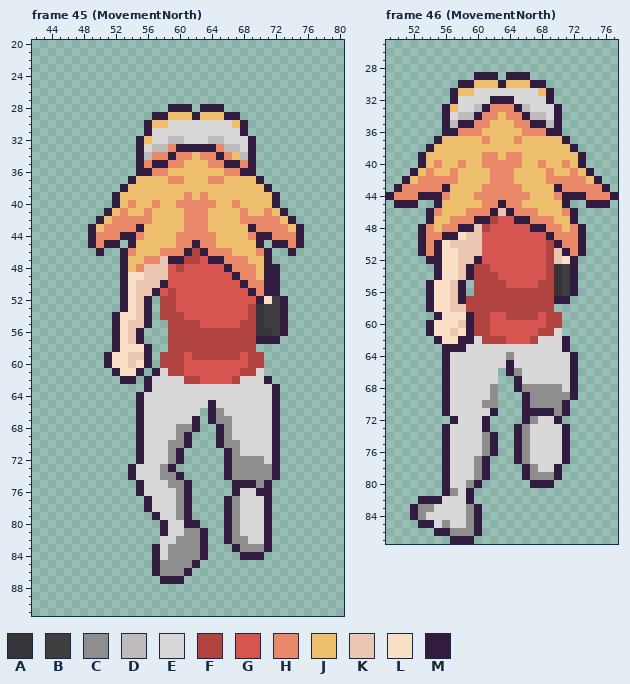
Pixel-art file, stored at Assets/Animation Sprites/Player/Run/PlayerRun.aseprite. The first picture shows the starting point.
128x128 pixels, 64 frames. Shown: frame 45 (MovementNorth): x 42..80, y 20..91; frame 46 (MovementNorth): x 49..77, y 25..87. The commit also changed other frames, which this record leaves out.
Palette (. is transparent): A #353539  B #3f3f41  C #8e8e8e  D #c0bbbb  E #d8d8d8  F #b14440  G #d75551  H #ea8969  J #edbe6b  K #ebc7b3  L #f9dfc6  M #311c3f
Pixels before, frame 45 (MovementNorth) (only the part around the change), first column x 43:
20 ......................................
21 ......................................
22 ......................................
23 ......................................
24 ......................................
25 ......................................
26 ......................................
27 ......................................
28 ................MMM.MMM...............
29 ..............MMJJJMJJJMM.............
30 .............MJJEEEEEEEEJM............
31 .............MEEEEEEEEEEEM............
32 ............MJEEDDEEEDDEEEM...........
33 ............MEDDHMMMMMHDDEM...........
34 ............MDHHMHHJHHMHJDM...........
35 ............MHMMHHJJJHHMMHM...........
36 ............MMHHJJJJJJJHHMM...........
37 ...........MJJJJHHJJJHHJJJJM..........
38 ..........MJJJJJJJJJJJJJJJJJM.........
39 .........MJJJJJJJJHJHJJJJJJJJM........
40 .........MJHJJHJJHHHHHJJHJJJJM........
41 ........MJHJJHJJJJHHHJJJJHJJHJM.......
42 .......MJHHHHHJJJJHHHJJJJHHHHHJM......
43 ......MJHHHHMJJJJJHHHJJJJJMHHHHJM.....
44 ......MHHHMMHJJJJHHHHHJJJJHMMHHHM.....
45 ......MHMM.MJJJJJHHMHHJJJJJM.MMHM.....
46 .......M..MHJJJHHHMFMHHHJJJHM..M......
47 ..........MJJHHKMMFFGMMHHHJJM.........
48 ..........MJHKKKGFGGGGGMHHHJMM........
49 ..........MLLKKKGGGGGGGGMHHJMM........
50 ..........MLKKKMGGGGGGGGGMHHMM........
51 ..........MLKKMGFGGGGGGGGGMHMM........
52 ..........MLKM.FFGGGGGGGGGGMLBM.......
53 ..........MLKM.FFGGGGGGGGGFABBM.......
54 .........MLLKM.FFFGGGGGGGGFABBM.......
55 .........MLKKM..FFFFGGGGGFFABBM.......
56 .........MLKM...FFFFFFFFFFFAABM.......
57 .........MLKM...FFFFFFFFFFFMMM........
58 .........MLLLM..FFFFFFFFFFF...........
59 ........MLLKKM.FFFGFFFFFFGFF..........
60 ........MLLKLM.FFFGGGGGGGGFF..........
61 .........MLLM.MEFFGGGGGGGFFE..........
62 ..........MM.MEEEEFFGGGGFEEEM.........
63 .............MEEEEEEEEEEEEEEEM........
64 ............MEEEEEEEEEEEEEEEEM........
65 ............MEEEEEEEEMEEEEEEEM........
66 ............MEEEEEEE.MCEEEEEEM........
67 ............MEEEEEEM.MCCEEEEEM........
68 ............MEEEECCM..MCEEEEEM........
69 ............MEEEECM...MCEEEEEM........
70 ............MEEECCM...MCCEEEEM........
71 ............MEEECM.....MCEEEEM........
72 ............MEEECM.....MCCCCEM........
73 ...........MEEECM......MCCCCCM........
74 ...........MEEECCM.....MCCCCCM........
75 ............MEEECCM.....MMMCM.........
76 ............MEEEECM.....MEEMM.........
77 .............MEEECM....MCEEEM.........
78 .............MEEECM....MCEEEM.........
79 ..............MEECM....MCEEEM.........
80 ...............MEEMM...MCEEEM.........
81 ...............MEECCM..MCEEEM.........
82 ...............EECCCM..MCCEEM.........
83 ..............MECCCCM...MCCCM.........
84 ..............MECCCCM....MMM..........
85 ..............MCCCCM..................
86 ..............MCCCM...................
87 ...............MMM....................
88 ......................................
89 ......................................
90 ......................................
91 ......................................
Pixels before, frame 46 (MovementNorth), first column x 49:
29 ...........MMM.MMM...........
30 .........MMJJJMJJJMM.........
31 ........MJJEEEEEEEEJM........
32 ........MEEEEMMMEEEEM........
33 .......MJEEDMHHHMDEEEM.......
34 .......MEDDMHHJHHMDDEM.......
35 .......MDMMHHJJJHHMMDM.......
36 .......MMHHHJJJJJHHHMM.......
37 ......MJJJJJHJJJHJJJJJM......
38 .....MJJJJJJJJJJJJJJJJJM.....
39 ....MJJJJJJJHHJHHJJJJJJJM....
40 ....MJHJJHJJHHHHHJJHJJHJM....
41 ...MJHJJHJJJJHHHJJJJHJJHJM...
42 ..MJHHHHHJJJJHHHJJJJHHHHHJM..
43 .MHHHHHMJJJJHHHHHJJJJMHHHHHM.
44 MHHHMMMHJJJHHHHHHHJJJHMMMHHHM
45 .MMM..MJJJJJHHMHHJJJJJM..MMM.
46 .....MHJJJHHHMKMHHHJJJHM.....
47 .....MJJHHHMMFGGMMHHHJJM.....
48 ....MHJHHMMKFGGGGGMMHHJHM....
49 ....MHHMMLKKGGGGGGGGMHHHM....
50 ....MHMLKKKKGGGGGGGGFMHHM....
51 ....MHMLLKKKGGGGGGGGFKMHM....
52 .....MMLLKKMGGGGGGGGFKLM.....
53 ......MLLKMFFGGGGGGGFABM.....
54 ......MLLKMFFFGGGGGGFABM.....
55 .....MLLKM.FFFFGGGGFFABM.....
56 .....MLLKM.FFFFFFFFFFABM.....
57 .....MLLKMFFFFFFFFFFFMM......
58 .....MLLKKFFFFFFFFFFF........
59 ......MLLLMFFGGFFFFGFF.......
60 .....MLLLKMFFGGGGGGGFF.......
61 .....MLLKLMFFGGGGGGFFE.......
62 ......MLLMMEFFFGGGFEEEM......
63 .......MMMEEEEEEEEEEEEM......
64 .......MEEEEEEECEEEEEEEM.....
65 .......MEEEEEEEMEEEEEEEM.....
66 .......MEEEEEE.MCEEEEEEM.....
67 .......MEEEEEE..MEEEEEEM.....
68 .......MEEEEEC..MCCCCCEM.....
69 .......MEEEEEC...MCCCCCM.....
70 .......MEEEECC...MCCCCM......
71 .......MEEEEEM...MMMMCM......
72 ........MEEEM....MCEEM.......
73 .......MEEEEM...MCEEEEM......
74 .......MEEEECM..MCEEEEM......
75 .......MEEEECM..MCEEEEM......
76 .......MEEEECM..MCEEEEM......
77 .......MEEECM...MCEEEEM......
78 .......MEEECM....MCEEM.......
79 .......MEEECM....MCCCM.......
80 .......MEECM......MMM........
81 .......MCEM..................
82 ....MMMEEEM..................
83 ...MCCEEEECM.................
84 ...MCEEEEECM.................
85 ....MMECEECM.................
86 ......MMCCCM.................
87 ........MMM..................
And afterwards:
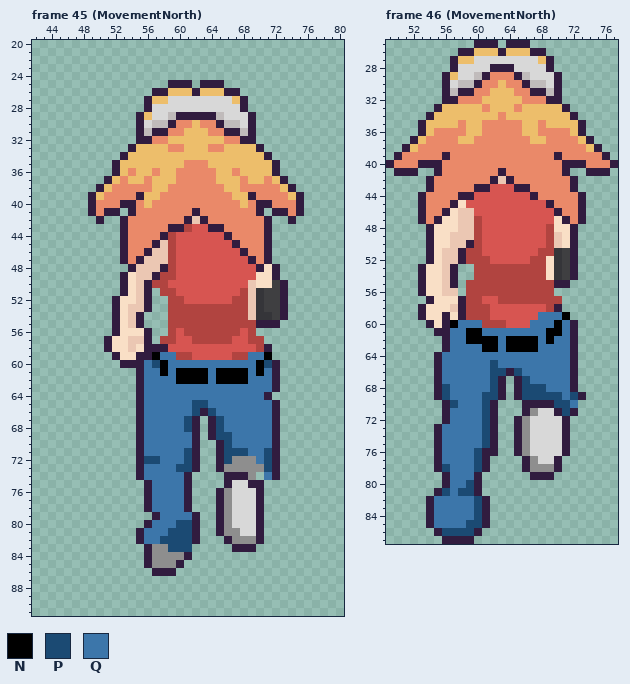
Colours new in this view: N #000000  P #1b4a73  Q #3c76aa
The commit says: Run Animation Diferentes pruebas de las animaciones
Changes in this commit:
Changed rows in their new state; - is an unchanged pixel.
Frame 45 (MovementNorth):
first column x 49:
25 ----------MMM-MMM----------
26 --------MMJJJMJJJMM--------
27 -------MJJEEEEEEEEJM-------
28 -------MEEEEEEEEEEEM-------
29 ------MJEEDMM-MMDEEEM------
30 ------MEDDMHHJHHMDDEM------
31 ------MDMMHHJJJHHMMDM------
32 -------MHHJJJJJJJHHM-------
33 -----MJJJJ-HJJJH-JJJJM-----
34 ----MJJJJJJJJ-JJJJ-JJJM----
35 ---MJJJJJJJJHHHJJJJJJJJM---
36 ---MJHJJ-J-HHHHH-J-JJJJM---
37 --MJHJ-H--J-HHH-J--H-JHJM--
38 -MJHHHHH--HHHHHHH--HHHHHJM-
39 MJHHHHM--HHH-H-HHH--MHHHHJM
40 MHHHMMH--HH-----HH--HMMHHHM
41 MH-M.MH-HHHH-M-HHHH-HM.M-HM
42 --..M---HHHHMKMHHHH---M..--
43 ....M-HHHHMMFGGMMHHHH-M....
44 ....-H-HHMFGGGGGGMHH-H-....
45 ....MHHHMKFGGGGGGGMHHHM....
46 -.----HMKKFGGGGGGGGMH----.-
47 -----HMKK-FGGG-GGGGGMH-----
48 ----.MK--MFG-----GGGGML----
49 ------K-MFF-------GGGLL----
50 -------MFF---------GKLLBM--
51 -------M.F---------FKABBM--
52 ---ML----.-F------FFKAB----
53 ---MLK---.-FFFFFFFFFK------
54 -----KM.-.--FFFFFFFFK-A----
55 ------M.------FFFFF--MMM.--
56 -----LLM---G-------G-....--
57 --ML--KM-F-GG-----GG-F..---
58 --ML-K--MMGGGGGGGGGGGFM----
59 --.M-LM-NQQ-FGGGGG-FQQN----
60 --..MMMQPNQQQQQQQQQQQNPM---
61 ---...-QQNQNNNNQNNNNQNQM---
62 ----..MQQQQNNNNQNNNNQQQM---
63 ------MQQQQQQQQQQQQQQQQ----
64 -------QQQQQQQQQQQQQQQM.---
65 -------QQQQQQPPQQQQQQQQ----
66 -------QQQQQQPMPQQQQQQQ----
67 -------QQQQQP---PQQQQQQ----
68 -------QQQQQP--MPQQQQQQ----
69 -------QQQQQQM-MPPQQQQQ----
70 -------QQQQQQM---PQQQQQ----
71 -------QQQQQPM--MPPPQQP----
72 -------PPQQQPM--MP---QP----
73 -----.MQQQQPPM--MC----P----
74 -----.MQQQQQM-----MM-.Q----
75 ------.MQQQQ-----MEE-M.----
76 ------.MQQQQ----MCE---.----
77 --------QQQQ----MCE--M.----
78 --------QQQQ----MCE--M.----
79 ---------QQQQM--MCE--M.----
80 -------MQQQPP---MCE--M.----
81 ------MQQQPPPM.-MC---M.----
82 ------MQQPPPPM.-----CM.----
83 -------MCCPPP..----MM..----
84 -------MCC--M..----...-----
85 -------MC--M..-------------
86 ---------MM..--------------
87 ---------...---------------
Frame 46 (MovementNorth):
first column x 49:
25 -----------MMM-MMM-----------
26 ---------MMJJJMJJJMM---------
27 --------MJJEEEEEEEEJM--------
28 --------MEEEEMMMEEEEM--------
29 -------MJEED-HHH-DEEEM-------
30 -------MEDDMHHJHHMDDEM-------
31 -------MDMMHHJJJHHMMDM-------
32 -------M-HHHJJJJJHHH-M-------
33 ------MJ-JJJHJJJHJJJJJM------
34 -----MJJJJJJJJHJJJJJJJJM-----
35 ----MJJJJHJJ-HHH-JJHJJJJM----
36 ----MJHHH-JJHHHHHJJ-HHHJM----
37 ---MJHHHH--H-HHH-H--HHHHJM---
38 --MJHHHHHHHHHHHHHHHHHHHHHJM--
39 -MHHHHHMHHHH--H--HHHHMHHHHHM-
40 MHHH-MMHH-HH-----HH-HHMM-HHHM
41 -MM-..MH-HHHH-M-HHHH-HM..-MM-
42 --...M---HHHHMKMHHHH---M...--
43 -....M-HHHHMMGGGMMHHHH-M....-
44 ....-HH-HMMGGGGGGGMHH-HH-....
45 -...MHHHMLGGGGGGGGGGMHHHM...-
46 ----MH-MLKKGGGGGGGGGGM-HM----
47 ----MHMLLKKFGG--GGGGGLMHM----
48 ----.MLLLKKFG-----GGFLLM.----
49 ----.MLLKK-F--------FKLM.----
50 ----.ML---MF---------KLM.----
51 ----.MLKKMFF-------F-ABM.----
52 ------LKKMFFF-----FFLAB------
53 ----MLLKM..--FFFFFFFL--------
54 ----MLLKM..---FFFFFFL--------
55 ----ML-KM.F----FFFF--MM.-----
56 ----ML-K-.F----------...-----
57 --------L---GG-------F.------
58 ----ML---M---GGGGGGG-M-------
59 ----MLLM-MF----GGGGQQQN------
60 -------MNQQQ-FF---QQQNQM-----
61 -----.MMQQNNQQQQQQQQNNQM-----
62 ------.MQQNNNNQNNNNQNQQM-----
63 --------QQQQNNQNNNNQQQQM-----
64 ------MQQQQQQQQQQQQQQQQ------
65 ------MQQQQQQPQQQQQQQQQ------
66 ------MQQQQQQPP-PQQQQQQ------
67 ------MQQQQQQPM--PQQQQQ------
68 ------MPQQQQQPM--PPPQQQ------
69 ------MPQQQQPPM-MPPPPPQPM----
70 --------PQQQPM----MMMPPQ-----
71 --------QQQQP-----CEEMPM-----
72 -------MQQQQPM--MCE--EM------
73 ------MQQQQQPM---------------
74 ------MQQQQQP----------------
75 ------MQQQQQP----------------
76 ------MQQQQPM----------------
77 ------MQQQQP----.MC--M.------
78 ------MPQQQP-------CC--------
79 --------QQQM.----.MMM.-------
80 --------QQP-------...--------
81 ------MPQPPM-----------------
82 ----.-QQQQQPM----------------
83 ---..MQQQQQPM----------------
84 ---..MQQQQQPM----------------
85 ----.-QQQQPPM----------------
86 -------PPPP------------------
87 -------M---------------------
Changed places in both pictures, as pixel boxes (x1, y1, x2, y2):
changed: (88, 80, 304, 584)
changed: (386, 40, 618, 544)
